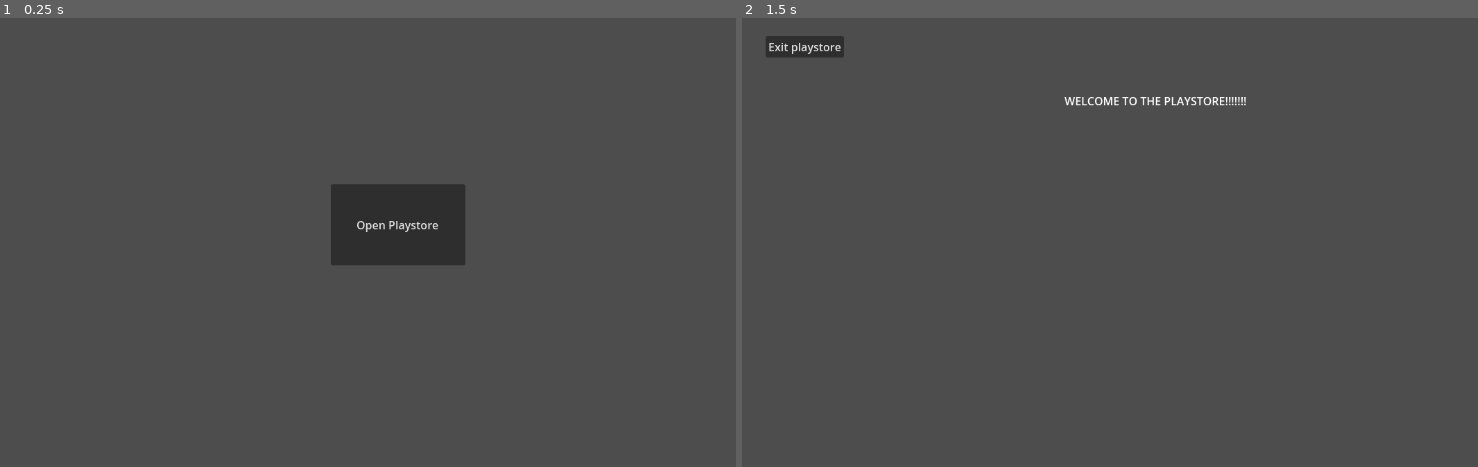
Above: before the commit, frames 1-2 (left to right).
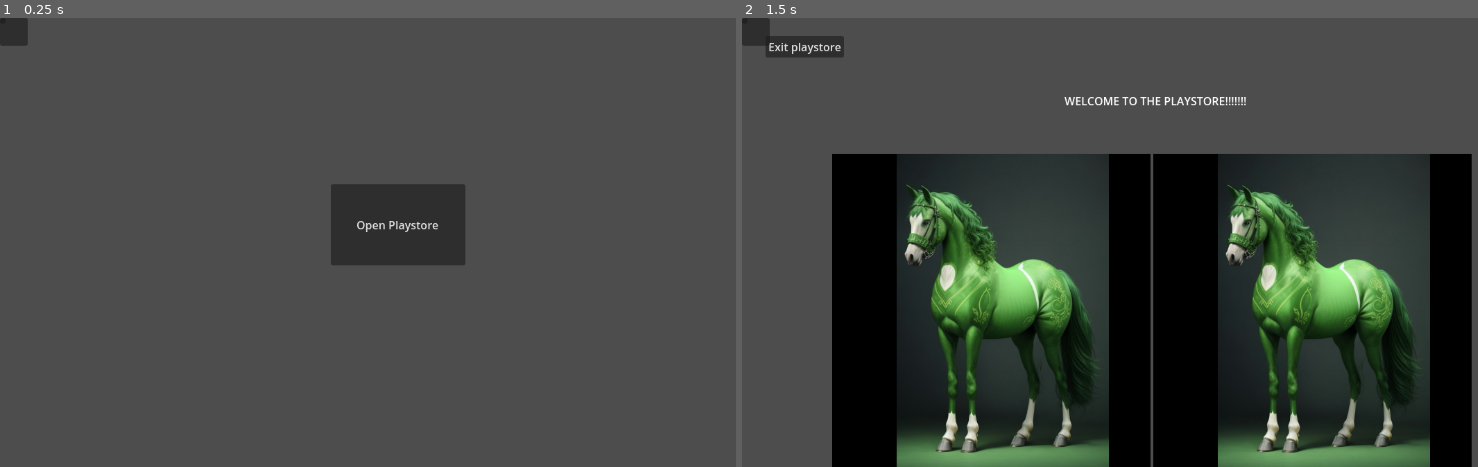
Above: after the commit, the same moments.

Repository: PavelPShalamanov/O-RYZ380X-playstore
Game: Godot game, scene res://Scenes/control.tscn
Same seed, same stepped clock (60 frames per second), same inputs: the game is played once before the commit and once after it.
Inputs (mouse positions are in pixels of both pictures, inside the frame that each line leads up to):
- Up to frame 1 (0.25 s): no input
- Up to frame 2 (1.5 s): click "Open Playstore" at 0.5 s; click (992, 309) at 1.27 s

The runs differ from the first frame. In frame 1, 0.2% of the frame differs, in the area x 0-4%, y 0-7%; in frame 2, 58%, in the area x 0-100%, y 0-100%.

Commit message:
some work
made game buttons generate

Diff:
--- a/playstore-code/Scenes/control.tscn
+++ b/playstore-code/Scenes/control.tscn
@@ -1,6 +1,7 @@
-[gd_scene load_steps=2 format=3 uid="uid://cjsxha0igh28w"]
+[gd_scene load_steps=3 format=3 uid="uid://cjsxha0igh28w"]
 
 [ext_resource type="Script" path="res://Scripts/control.gd" id="1_nv6ia"]
+[ext_resource type="Script" path="res://Scenes/panel.gd" id="2_sf5tu"]
 
 [node name="Control" type="Control"]
 layout_mode = 3
@@ -43,5 +44,46 @@
 offset_bottom = 49.0
 text = "Exit playstore"
 
+[node name="VBoxContainer" type="VBoxContainer" parent="."]
+visible = false
+layout_mode = 0
+offset_left = 130.0
+offset_top = 196.0
+offset_right = 170.0
+offset_bottom = 236.0
+
+[node name="Panel" type="Panel" parent="."]
+layout_mode = 0
+offset_right = 40.0
+offset_bottom = 40.0
+script = ExtResource("2_sf5tu")
+
+[node name="Game_icon" type="Sprite2D" parent="Panel"]
+
+[node name="Download" type="Button" parent="Panel"]
+layout_mode = 0
+offset_right = 8.0
+offset_bottom = 8.0
+
+[node name="Title" type="Label" parent="Panel"]
+layout_mode = 0
+offset_right = 40.0
+offset_bottom = 23.0
+
+[node name="Desc" type="Label" parent="Panel"]
+layout_mode = 0
+offset_right = 40.0
+offset_bottom = 23.0
+
+[node name="Publisher" type="Label" parent="Panel"]
+layout_mode = 0
+offset_right = 40.0
+offset_bottom = 23.0
+
+[node name="Version" type="Label" parent="Panel"]
+layout_mode = 0
+offset_right = 40.0
+offset_bottom = 23.0
+
 [connection signal="button_down" from="OpenPlayStoreButton" to="." method="_on_open_play_store_button_button_down"]
 [connection signal="button_down" from="ExitPlayStoreButton" to="." method="_on_exit_play_store_button_button_down"]
--- /dev/null
+++ b/playstore-code/Scenes/game_button.tscn
@@ -0,0 +1,103 @@
+[gd_scene load_steps=6 format=3 uid="uid://cigq7bkwqifkg"]
+
+[ext_resource type="Script" path="res://Scripts/game_button.gd" id="1_lwt32"]
+
+[sub_resource type="Animation" id="Animation_ov23m"]
+resource_name = "appear"
+length = 0.4
+tracks/0/type = "value"
+tracks/0/imported = false
+tracks/0/enabled = true
+tracks/0/path = NodePath(".:scale")
+tracks/0/interp = 1
+tracks/0/loop_wrap = true
+tracks/0/keys = {
+"times": PackedFloat32Array(0, 0.4),
+"transitions": PackedFloat32Array(1, 1),
+"update": 0,
+"values": [Vector2(0, 0), Vector2(0.6, 0.6)]
+}
+tracks/1/type = "value"
+tracks/1/imported = false
+tracks/1/enabled = true
+tracks/1/path = NodePath(".:modulate")
+tracks/1/interp = 1
+tracks/1/loop_wrap = true
+tracks/1/keys = {
+"times": PackedFloat32Array(0, 0.4),
+"transitions": PackedFloat32Array(1, 1),
+"update": 0,
+"values": [Color(1, 1, 1, 0), Color(1, 1, 1, 0.501961)]
+}
+
+[sub_resource type="Animation" id="Animation_5i7h4"]
+resource_name = "unselect"
+length = 0.4
+tracks/0/type = "value"
+tracks/0/imported = false
+tracks/0/enabled = true
+tracks/0/path = NodePath(".:scale")
+tracks/0/interp = 1
+tracks/0/loop_wrap = true
+tracks/0/keys = {
+"times": PackedFloat32Array(0, 0.4),
+"transitions": PackedFloat32Array(1, 1),
+"update": 0,
+"values": [Vector2(1, 1), Vector2(0.6, 0.6)]
+}
+tracks/1/type = "value"
+tracks/1/imported = false
+tracks/1/enabled = true
+tracks/1/path = NodePath(".:modulate")
+tracks/1/interp = 1
+tracks/1/loop_wrap = true
+tracks/1/keys = {
+"times": PackedFloat32Array(0, 0.4),
+"transitions": PackedFloat32Array(1, 1),
+"update": 0,
+"values": [Color(1, 1, 1, 1), Color(1, 1, 1, 0.501961)]
+}
+
+[sub_resource type="Animation" id="Animation_j7mxr"]
+length = 0.001
+tracks/0/type = "value"
+tracks/0/imported = false
+tracks/0/enabled = true
+tracks/0/path = NodePath(".:scale")
+tracks/0/interp = 1
+tracks/0/loop_wrap = true
+tracks/0/keys = {
+"times": PackedFloat32Array(0),
+"transitions": PackedFloat32Array(1),
+"update": 0,
+"values": [Vector2(1, 1)]
+}
+tracks/1/type = "value"
+tracks/1/imported = false
+tracks/1/enabled = true
+tracks/1/path = NodePath(".:modulate")
+tracks/1/interp = 1
+tracks/1/loop_wrap = true
+tracks/1/keys = {
+"times": PackedFloat32Array(0),
+"transitions": PackedFloat32Array(1),
+"update": 0,
+"values": [Color(1, 1, 1, 1)]
+}
+
+[sub_resource type="AnimationLibrary" id="AnimationLibrary_qdun5"]
+_data = {
+"RESET": SubResource("Animation_j7mxr"),
+"appear": SubResource("Animation_ov23m"),
+"unselect": SubResource("Animation_5i7h4")
+}
+
+[node name="TextureButton" type="TextureButton"]
+offset_right = 40.0
+offset_bottom = 40.0
+script = ExtResource("1_lwt32")
+
+[node name="AnimationPlayer" type="AnimationPlayer" parent="."]
+libraries = {
+"": SubResource("AnimationLibrary_qdun5")
+}
--- /dev/null
+++ b/playstore-code/Scenes/panel.gd
@@ -0,0 +1,79 @@
+extends Panel
+
+@onready var icon = $Game_icon
+@onready var game_title = $Title
+@onready var game_description = $Desc
+@onready var game_version = $Version
+@onready var game_publisher = $publisher
+@onready var download_button = $Download
+@onready var delete_button = $Delete
+@onready var play_button = $Run
+var version_num = 0
+@onready var executeable = ''
+var game_dir_path = ''
+var games_dir = "games"
+var mnt_dir = "mnt"
+var _is_on_usb = false
+
+
+@onready var games_list = get_node("../Game_select")
+
+
+func _on_game_selected(game_path, is_on_usb):
+	game_dir_path = game_path
+	var manifest_file = FileAccess.open(game_path + "/manifest.json", FileAccess.READ)
+	var manifest_json = JSON.parse_string(manifest_file.get_as_text())
+
+	executeable = game_path + "/exec"
+
+	icon.texture = ImageTexture.create_from_image(Image.load_from_file(game_path + "/icon.png"))
+	game_title.text = manifest_json.name
+	game_version.text = manifest_json.version_display
+	game_publisher.text = manifest_json.creators
+	version_num = manifest_json.version
+	game_description.text = manifest_json.description
+	while game_description.get_line_count() > 3:
+		game_description.text = game_description.text.substr(0, game_description.text.length()-4) + "..."
+
+	if is_on_usb:
+		download_button.text = "Download"
+		_is_on_usb = true
+		delete_button.hide()
+	else:
+		_is_on_usb = false
+		delete_button.show()
+		download_button.text = "Update"
+
+
+	games_list.hide()
+	show()
+	await get_tree().create_timer(0.2).timeout
+	$Run.grab_focus()
+
+
+
+func _on_back_pressed() -> void:
+	hide()
+	games_list.refresh()
+	games_list.show()
+
+
+func _on_run_pressed() -> void:
+	OS.execute(executeable, [])
+
+
+func _on_delete_pressed() -> void:
+	OS.execute("rm", ["-rf", game_dir_path])
+	_on_back_pressed()
+
+
+func _on_download_or_update_pressed() -> void:
+	var game_dir_name = ''
+	if _is_on_usb:
+		game_dir_name = game_dir_path.lstrip(mnt_dir)
+	else:
+		game_dir_name = game_dir_path.lstrip(games_dir)
+	print(game_dir_name)
+	print(["-rf", mnt_dir + game_dir_name, games_dir + game_dir_name])
+	OS.execute("cp", ["-rf", mnt_dir + game_dir_name, games_dir + game_dir_name])
+	_on_back_pressed()
--- a/playstore-code/Scripts/control.gd
+++ b/playstore-code/Scripts/control.gd
@@ -3,35 +3,45 @@
 @onready var openPS = $OpenPlayStoreButton
 @onready var welcomeText = $WelcomeText
 @onready var exitPS = $ExitPlayStoreButton
+@onready var Game_button = preload("res://scenes/game_button.tscn")
+@onready var game_buttons = $VBoxContainer
+
+var game_num = 1
+
+var game_folder = "games"
+var overviews_folder = "game-overviews"
 
 func _ready() -> void:
-	pass
+	var output = []
+	OS.execute("git", ["fetch"], output, true)
+	print(output)
+	OS.execute("git", ["checkout", "origin", "--", "playstore-code/game-overviews"])
+	add_buttons()
 
 
 func _on_open_play_store_button_button_down() -> void:
-	#openPS.disabled = true
-	#openPS.visible = false
-	print("Entered")
 	openPS.hide()
-
-	#welcomeText.visible = true
 	welcomeText.show()
-
-	#exitPS.disabled = false
-	#exitPS.visible = true
 	exitPS.show()
-
+	game_buttons.show()
 
 func _on_exit_play_store_button_button_down() -> void:
-	#openPS.disabled = false
-	#openPS.visible = true
-	print("exited")
 	openPS.show()
+	welcomeText.hide()
+	exitPS.hide()
+	game_buttons.hide()
 
-	#welcomeText.visible = false
-	welcomeText.hide()
-	#exitPS.disabled = true
-	#exitPS.visible = false
-	exitPS.hide()
 func add_buttons():
-	pass
+	var currentHbox : HBoxContainer
+	var currentHBoxGames : int = 0
+	for overview in DirAccess.get_directories_at(overviews_folder):
+		var node = Game_button.instantiate()
+		node.game_path = overviews_folder + "/" + overview
+
+		if currentHBoxGames == 0:
+			game_buttons.add_child(HBoxContainer.new())
+		currentHbox = game_buttons.get_child(-1)
+		currentHbox.add_child(node)
+		currentHBoxGames += 1 if currentHBoxGames < 1 else -1
+
+		#node.connect("game_selected", )
--- a/playstore-code/Scripts/game_button.gd
+++ b/playstore-code/Scripts/game_button.gd
@@ -1 +1,41 @@
 extends TextureButton
+
+var game_number: int
+@export var game_path : String
+signal game_selected(game_path)
+
+
+func _ready() -> void:
+	texture_normal = ImageTexture.create_from_image(Image.load_from_file(game_path + "/icon.png"))
+
+
+func _on_pressed() -> void:
+	game_selected.emit(game_path)
+
+
+func add_game_number(number, selected):
+	game_number = number
+	if number == selected: return
+	if abs(number-selected) == 1:
+		modulate = Color(1,1,1,0.5)
+		$Selection.play("appear")
+
+func reselect(selected, dir):
+	if game_number == selected:
+		$Selection.play_backwards("unselect")
+		return
+
+	if dir == 1: #if we move right
+		if game_number-selected == 1:
+			$Selection.play("appear")
+		elif game_number-selected == -1:
+			$Selection.play("unselect")
+		elif abs(game_number-selected) == 2:
+			$Selection.play_backwards("appear")
+	else: #if we move left
+		if game_number-selected == 1:
+			$Selection.play("unselect")
+		elif game_number-selected == -1:
+			$Selection.play("appear")
+		elif abs(game_number-selected) == 2:
+			$Selection.play_backwards("appear")
Not shown, added: playstore-code/game-overviews/not_the_fish/icon.png.import
Not shown, added: playstore-code/game-overviews/some_other_game/icon.png.import
Not shown, added: playstore-code/game-overviews/the_game/icon.png.import
